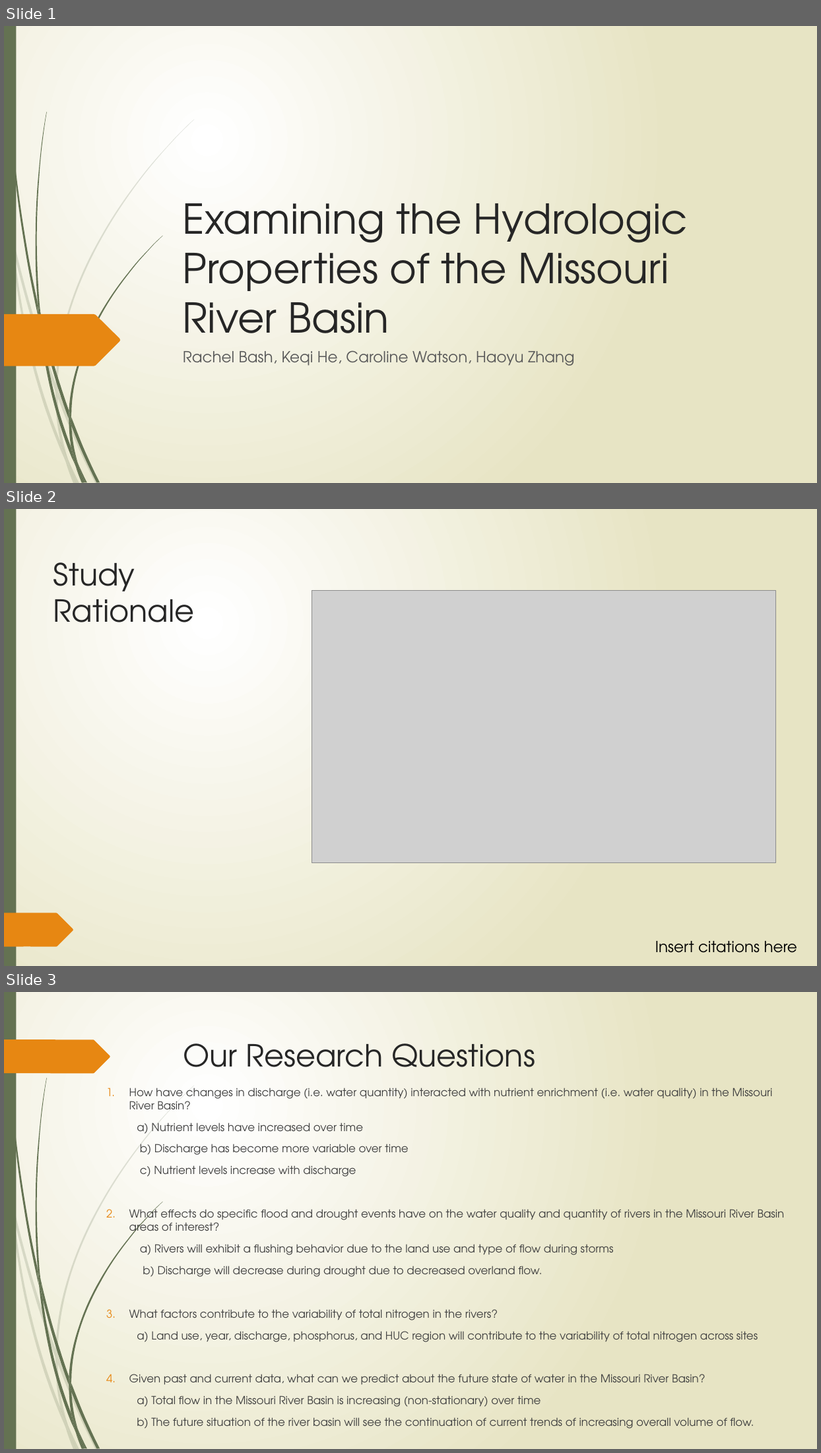
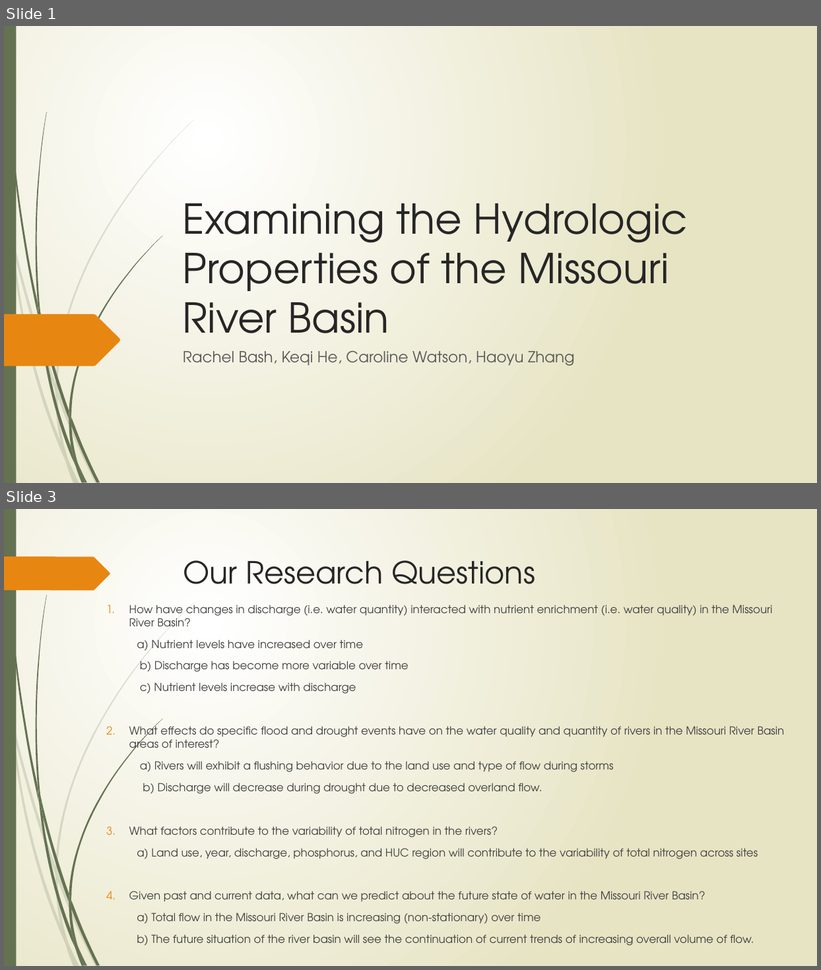
Before and after one commit to forkhala/Hydrologic_Data_Analysis_Final_Proj, a slide deck: TeamDocs/Examining the Hydrologic Properties of the Missouri River.pptx. Shown one above the other, each under a label of ours: slides 1, 2 and 3 before the commit, slides 1 and 3 after it; the slides between them are not shown. The pictures are 821x1453 and 821x970 pixels, drawn with LibreOffice and Linux fonts; fonts in the diff are those of the drawing; grey boxes stand for pictures. Boxes give left, top, right and bottom in pixels: in the first picture for what was removed or moved away, otherwise in the second. Text is boxed around its words. In the diff, an @@ line names an element or a change of style, - is before the commit and + after.

```diff
--- a/TeamDocs/Examining the Hydrologic Properties of the Missouri River.pptx
+++ b/TeamDocs/Examining the Hydrologic Properties of the Missouri River.pptx
@@ slide 2 removed at [4, 509, 817, 966], background gradient #FFFFFF to #E8E6C4; not listed: 23 template elements that a slide beside it also shows @@
@@ rectangle removed at [4, 509, 817, 966] @@
@@ rectangle removed at [4, 509, 16, 966] @@
@@ title removed at [54, 562, 195, 623] @@
-Study Rationale
@@ picture removed at [312, 590, 776, 863] @@
@@ freeform shape removed at [4, 914, 73, 947] @@
@@ text removed at [655, 941, 797, 953] @@
-Insert citations here
```
Also in this commit, not shown: 1 slide changed, 1 slide added, 3 other files.
